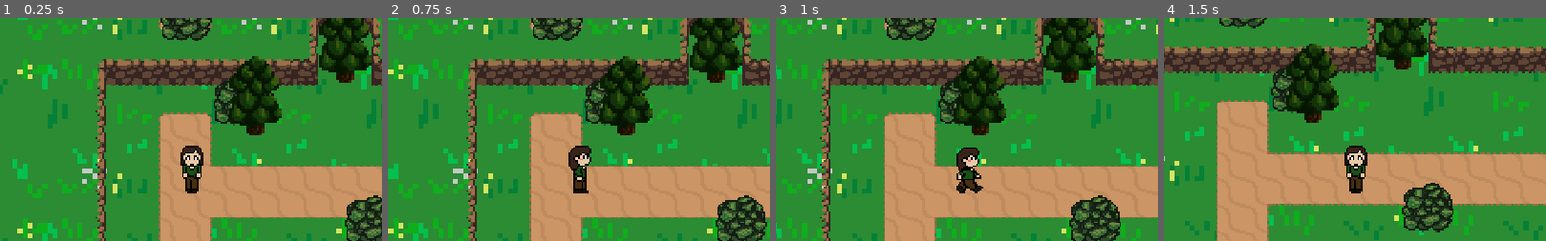
Above: before the commit, frames 1-4 (left to right).
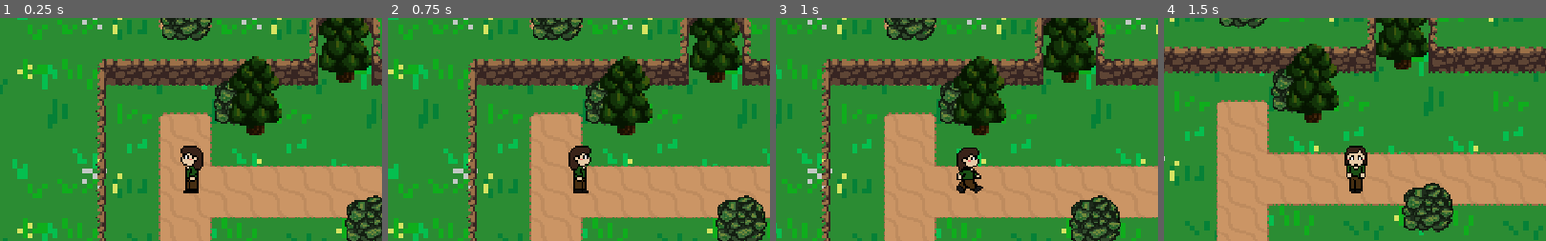
Above: after the commit, the same moments.

Repository: blyatgopnikyodastink/help
Game: Godot game, scene res://Scenes/World/World.tscn
The game is run twice, just before and just after one commit, with the same random seed, the same clock (stepped at 60 frames per second) and the same inputs.
Inputs:
- Up to frame 1 (0.25 s): no input
- Up to frame 2 (0.75 s): tap Enter at 0.5 s; hold Right (ui_right) from 0.53 s (still down)
- Up to frame 3 (1 s): keep holding Right (ui_right)
- Up to frame 4 (1.5 s): release Right (ui_right) at 1.28 s; hold Down (ui_down) from 1.28 s (still down)
The pictures show only the part of the screen within x 25-75%, y 13-62%; the shares and areas given below are measured in that part.

The runs differ from the first frame. In frame 1, 0.5% of the frame differs, in the area x 47-54%, y 57-79%; in frame 2, nothing differs; in frame 3, nothing differs; in frame 4, nothing differs.

Commit message:
Modified player

Diff:
--- a/Scenes/Player/IdleDown.tres
+++ b/Scenes/Player/IdleDown.tres
@@ -1,7 +1,7 @@
 [gd_resource type="Animation" format=2]
 
 [resource]
-resource_name = "idledown"
+resource_name = "idle_down"
 length = 0.4
 loop = true
 tracks/0/type = "value"
--- a/Scenes/Player/IdleLeft.tres
+++ b/Scenes/Player/IdleLeft.tres
@@ -1,7 +1,7 @@
 [gd_resource type="Animation" format=2]
 
 [resource]
-resource_name = "idleleft"
+resource_name = "idle_left"
 length = 0.4
 loop = true
 tracks/0/type = "value"
--- a/Scenes/Player/IdleRight.tres
+++ b/Scenes/Player/IdleRight.tres
@@ -1,7 +1,7 @@
 [gd_resource type="Animation" format=2]
 
 [resource]
-resource_name = "idleright"
+resource_name = "idle_right"
 length = 0.4
 loop = true
 tracks/0/type = "value"
--- a/Scenes/Player/Player.gd
+++ b/Scenes/Player/Player.gd
@@ -1,28 +1,33 @@
 extends KinematicBody2D
 
-const acceleration = 500
-const maxspeed = 82
-const friction = 500
 
-var velocity = Vector2.ZERO
+const ACCEL = 500
+const MAX_SPEED = 82
+const FRICTION = 500
 
-onready var animationPlayer = $AnimationPlayer
-onready var animationTree = $AnimationTree
-onready var animationState = animationTree.get("parameters/playback")
+var velocity := Vector2.ZERO
+
+onready var anim_tree := $AnimationTree
+onready var anim_state: AnimationNodeStateMachinePlayback = anim_tree.get("parameters/playback")
+
+
+func _ready() -> void:
+	anim_tree.active = true
+
 
 func _physics_process(delta):
-	var input_vector = Vector2.ZERO
-	input_vector.x = Input.get_action_strength("ui_right") - Input.get_action_strength("ui_left")
-	input_vector.y = Input.get_action_strength("ui_down") - Input.get_action_strength("ui_up")
+	var input_vector := Vector2.ZERO
+	input_vector.x = Input.get_action_strength("move_right") - Input.get_action_strength("move_left")
+	input_vector.y = Input.get_action_strength("move_down") - Input.get_action_strength("move_up")
 	input_vector = input_vector.normalized()
 
-	if input_vector != Vector2.ZERO:
-		animationTree.set("parameters/Idle/blend_position", input_vector)
-		animationTree.set("parameters/Run/blend_position", input_vector)
-		animationState.travel("Run")
-		velocity = velocity.move_toward(input_vector * maxspeed, acceleration * delta)
+	if not input_vector == Vector2.ZERO:
+		anim_tree.set("parameters/idle/blend_position", input_vector)
+		anim_tree.set("parameters/run/blend_position", input_vector)
+		anim_state.travel("run")
+		velocity = velocity.move_toward(input_vector * MAX_SPEED, ACCEL * delta)
 	else:
-		animationState.travel("Idle")
-		velocity = velocity.move_toward(Vector2.ZERO, friction * delta)
+		anim_state.travel("idle")
+		velocity = velocity.move_toward(Vector2.ZERO, FRICTION * delta)
 
 	velocity = move_and_slide(velocity)
--- a/Scenes/Player/Player.tscn
+++ b/Scenes/Player/Player.tscn
@@ -30,7 +30,7 @@
 }
 
 [sub_resource type="Animation" id=5]
-resource_name = "idleup"
+resource_name = "idle_up"
 length = 0.4
 loop = true
 tracks/0/type = "value"
@@ -46,20 +46,17 @@
 "values": [ 13 ]
 }
 
-[sub_resource type="Animation" id=4]
-resource_name = "new animation"
-
 [sub_resource type="AnimationNodeAnimation" id=6]
-animation = "idleleft"
+animation = "idle_left"
 
 [sub_resource type="AnimationNodeAnimation" id=7]
-animation = "idledown"
+animation = "idle_down"
 
 [sub_resource type="AnimationNodeAnimation" id=8]
-animation = "idleright"
+animation = "idle_right"
 
 [sub_resource type="AnimationNodeAnimation" id=9]
-animation = "idleup"
+animation = "idle_up"
 
 [sub_resource type="AnimationNodeBlendSpace2D" id=10]
 blend_point_0/node = SubResource( 6 )
@@ -75,16 +72,16 @@
 blend_mode = 1
 
 [sub_resource type="AnimationNodeAnimation" id=11]
-animation = "left"
+animation = "run_left"
 
 [sub_resource type="AnimationNodeAnimation" id=12]
-animation = "rundown"
+animation = "run_down"
 
 [sub_resource type="AnimationNodeAnimation" id=13]
-animation = "runright"
+animation = "run_right"
 
 [sub_resource type="AnimationNodeAnimation" id=14]
-animation = "runup"
+animation = "run_up"
 
 [sub_resource type="AnimationNodeBlendSpace2D" id=15]
 blend_point_0/node = SubResource( 11 )
@@ -104,17 +101,17 @@
 [sub_resource type="AnimationNodeStateMachineTransition" id=17]
 
 [sub_resource type="AnimationNodeStateMachine" id=18]
-states/Idle/node = SubResource( 10 )
-states/Idle/position = Vector2( -1636.5, 156 )
-states/Run/node = SubResource( 15 )
-states/Run/position = Vector2( -1478.5, 156 )
-transitions = [ "Idle", "Run", SubResource( 16 ), "Run", "Idle", SubResource( 17 ) ]
-start_node = "Idle"
+states/idle/node = SubResource( 10 )
+states/idle/position = Vector2( -1636.5, 156 )
+states/run/node = SubResource( 15 )
+states/run/position = Vector2( -1478.5, 156 )
+transitions = [ "idle", "run", SubResource( 16 ), "run", "idle", SubResource( 17 ) ]
+start_node = "idle"
 graph_offset = Vector2( -1880, -8.801e-08 )
 
 [sub_resource type="AnimationNodeStateMachinePlayback" id=19]
 
-[node name="player" type="KinematicBody2D"]
+[node name="Player" type="KinematicBody2D"]
 script = ExtResource( 1 )
 
 [node name="Sprite" type="Sprite" parent="."]
@@ -128,20 +125,18 @@
 
 [node name="AnimationPlayer" type="AnimationPlayer" parent="."]
 anims/RESET = SubResource( 2 )
-anims/idledown = ExtResource( 8 )
-anims/idleleft = ExtResource( 6 )
-anims/idleright = ExtResource( 9 )
-anims/idleup = SubResource( 5 )
-anims/left = ExtResource( 4 )
-"anims/new animation" = SubResource( 4 )
-anims/rundown = ExtResource( 2 )
-anims/runright = ExtResource( 3 )
-anims/runup = ExtResource( 7 )
+anims/idle_down = ExtResource( 8 )
+anims/idle_left = ExtResource( 6 )
+anims/idle_right = ExtResource( 9 )
+anims/idle_up = SubResource( 5 )
+anims/run_down = ExtResource( 2 )
+anims/run_left = ExtResource( 4 )
+anims/run_right = ExtResource( 3 )
+anims/run_up = ExtResource( 7 )
 
 [node name="AnimationTree" type="AnimationTree" parent="."]
 tree_root = SubResource( 18 )
 anim_player = NodePath("../AnimationPlayer")
-active = true
 parameters/playback = SubResource( 19 )
-parameters/Idle/blend_position = Vector2( -0.292148, 0.372961 )
-parameters/Run/blend_position = Vector2( 0.0242494, -0.207725 )
+parameters/idle/blend_position = Vector2( 0, 0 )
+parameters/run/blend_position = Vector2( 0, 0 )
--- a/Scenes/Player/RunDown.tres
+++ b/Scenes/Player/RunDown.tres
@@ -1,7 +1,7 @@
 [gd_resource type="Animation" format=2]
 
 [resource]
-resource_name = "rundown"
+resource_name = "run_down"
 length = 0.4
 loop = true
 tracks/0/type = "value"
--- a/Scenes/Player/RunLeft.tres
+++ b/Scenes/Player/RunLeft.tres
@@ -1,7 +1,7 @@
 [gd_resource type="Animation" format=2]
 
 [resource]
-resource_name = "left"
+resource_name = "run_left"
 length = 0.4
 loop = true
 tracks/0/type = "value"
--- a/Scenes/Player/RunRight.tres
+++ b/Scenes/Player/RunRight.tres
@@ -1,7 +1,7 @@
 [gd_resource type="Animation" format=2]
 
 [resource]
-resource_name = "runright"
+resource_name = "run_right"
 length = 0.4
 loop = true
 tracks/0/type = "value"
--- a/Scenes/Player/RunUp.tres
+++ b/Scenes/Player/RunUp.tres
@@ -1,7 +1,7 @@
 [gd_resource type="Animation" format=2]
 
 [resource]
-resource_name = "runup"
+resource_name = "run_up"
 length = 0.4
 loop = true
 tracks/0/type = "value"
--- a/project.godot
+++ b/project.godot
@@ -82,6 +82,26 @@
 , Object(InputEventKey,"resource_local_to_scene":false,"resource_name":"","device":0,"alt":false,"shift":false,"control":false,"meta":false,"command":false,"pressed":false,"scancode":0,"physical_scancode":83,"unicode":0,"echo":false,"script":null)
  ]
 }
+move_up={
+"deadzone": 0.5,
+"events": [ Object(InputEventKey,"resource_local_to_scene":false,"resource_name":"","device":0,"alt":false,"shift":false,"control":false,"meta":false,"command":false,"pressed":false,"scancode":0,"physical_scancode":16777232,"unicode":0,"echo":false,"script":null)
+ ]
+}
+move_down={
+"deadzone": 0.5,
+"events": [ Object(InputEventKey,"resource_local_to_scene":false,"resource_name":"","device":0,"alt":false,"shift":false,"control":false,"meta":false,"command":false,"pressed":false,"scancode":0,"physical_scancode":16777234,"unicode":0,"echo":false,"script":null)
+ ]
+}
+move_left={
+"deadzone": 0.5,
+"events": [ Object(InputEventKey,"resource_local_to_scene":false,"resource_name":"","device":0,"alt":false,"shift":false,"control":false,"meta":false,"command":false,"pressed":false,"scancode":0,"physical_scancode":16777231,"unicode":0,"echo":false,"script":null)
+ ]
+}
+move_right={
+"deadzone": 0.5,
+"events": [ Object(InputEventKey,"resource_local_to_scene":false,"resource_name":"","device":0,"alt":false,"shift":false,"control":false,"meta":false,"command":false,"pressed":false,"scancode":0,"physical_scancode":16777233,"unicode":0,"echo":false,"script":null)
+ ]
+}
 
 [physics]
 
Not shown: 1 places in Scenes/Player/Player.tscn that only renumber resources
